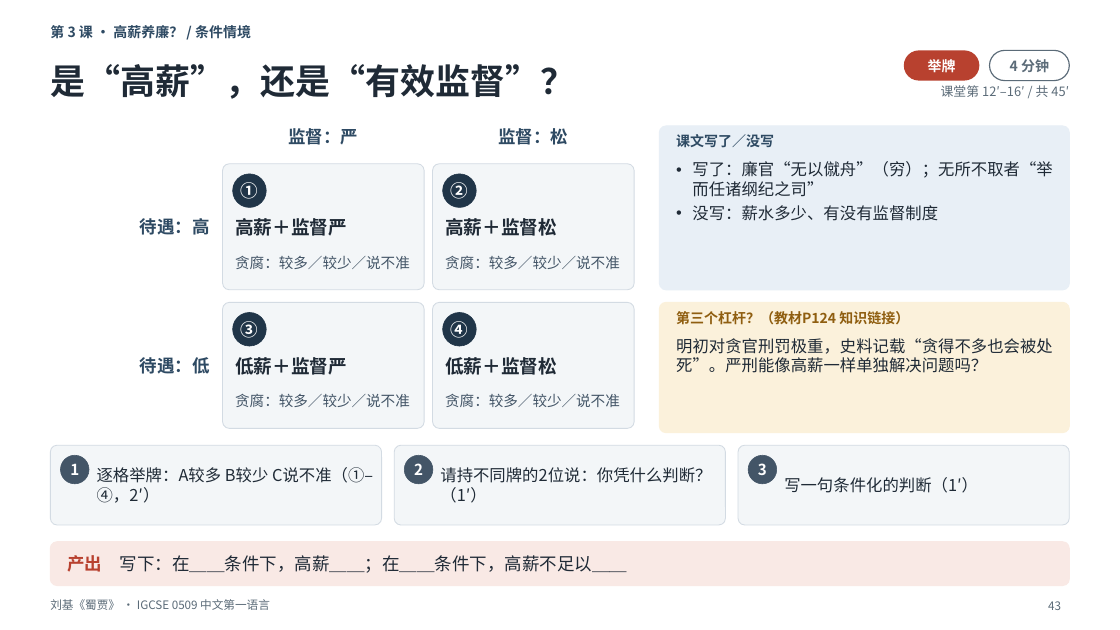
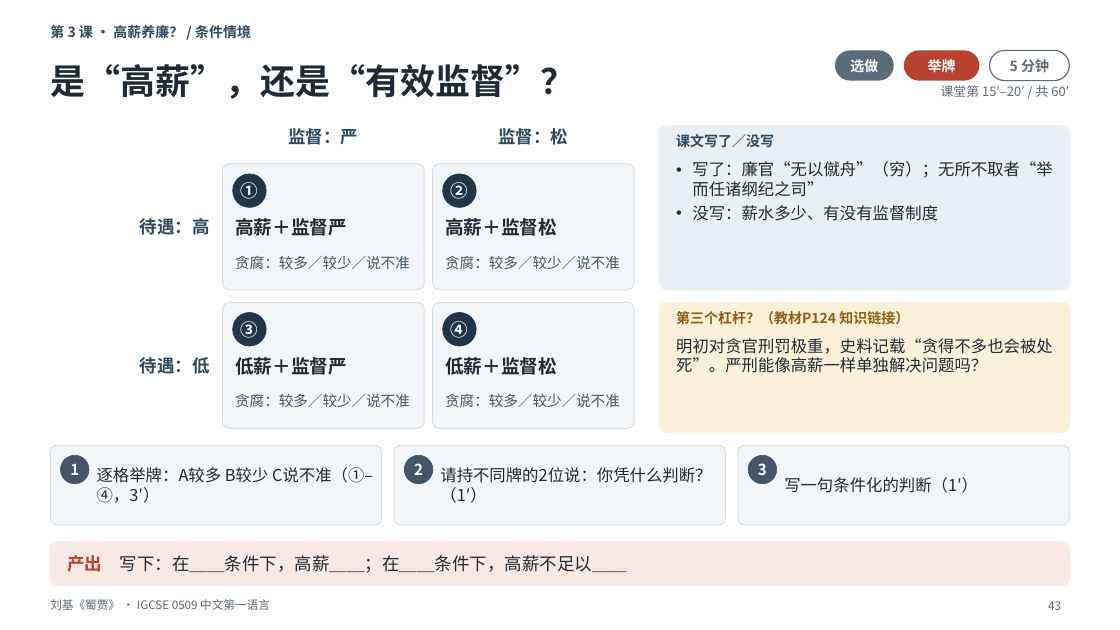
Before and after one commit to darcyduan2026/igcse-0509, a slide deck: slide 43 of LTP + Lesson slides/3.4 文言_刘基《蜀贾》_3课时/0509_3.4_文言_刘基《蜀贾》_4课时_课堂课件_v3.1_重做版.pptx. Drawn at 1120x630 pixels with LibreOffice and Linux fonts; fonts in the diff are those of the drawing. Boxes give left, top, right and bottom in pixels: in the first picture for what was removed or moved away, otherwise in the second. Text is boxed around its words. In the diff, an @@ line names an element or a change of style, - is before the commit and + after.

```diff
--- a/LTP + Lesson slides/3.4 文言_刘基《蜀贾》_3课时/0509_3.4_文言_刘基《蜀贾》_4课时_课堂课件_v3.1_重做版.pptx
+++ b/LTP + Lesson slides/3.4 文言_刘基《蜀贾》_3课时/0509_3.4_文言_刘基《蜀贾》_4课时_课堂课件_v3.1_重做版.pptx
@@ rounded rectangle added at bbox=[835, 50, 894, 81], fill #5B6B78 @@
@@ text added at bbox=[850, 59, 878, 72], 12 pt, text #FFFFFF, bold @@
+选做
@@ text at bbox=[1010, 59, 1049, 73]: text changed @@
-4 分钟
+5 分钟
@@ text at bbox=[941, 85, 1069, 97]: text changed @@
-课堂第 12′–16′ / 共 45′
+课堂第 15′–20′ / 共 60′
@@ text at bbox=[97, 467, 373, 503]: text changed @@
-逐格举牌：A较多 B较少 C说不准（①–④，2′）
+逐格举牌：A较多 B较少 C说不准（①–④，3′）
```
Also in this commit, not shown: 55 other slides changed, 1 slide added, 2 other files.
